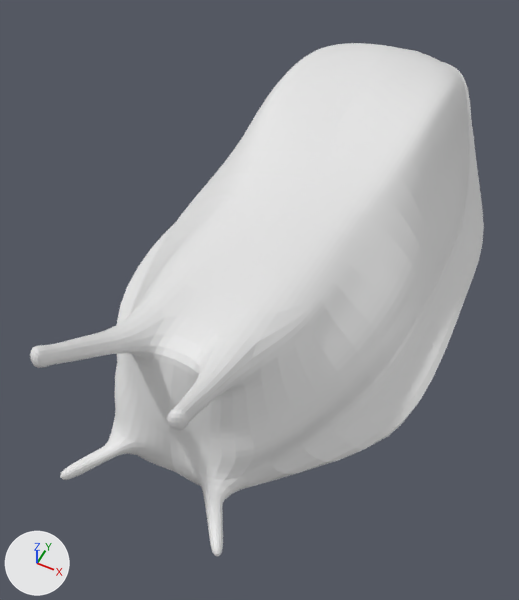
An edit to the FBX model jame-gam-winter-2023/Assets/Character/Snail Model/Snail model.fbx, drawn before and after from the same camera.
Camera for both pictures: a 50 mm camera at (1.05, -2.97, 3.05) aimed at (-0.16, -0.54, 0.02). Lighting does not change. The marker at lower left points along +X, +Y and +Z.

The scene before the commit, as lines of its bpy script (objects in view):
```python
mat_snail = principled_material('Snail')
mat_snail.base_color = (0.8, 0.8, 0.8)  # white #e7e7e7
me_cube_002 = bpy.data.meshes.new('Cube.002')
me_cube_002.from_pydata(...)  # 3906 vertices, 3904 faces; spans x -0.88..0.88, y -2.01..2.43, z -0.06..1.16
me_cube_002.materials.append(mat_snail)  # white #e7e7e7
ob_snail = bpy.data.objects.new('Snail', me_cube_002)
ob_snail.location = (0.0, 0.0, 0.0)
```
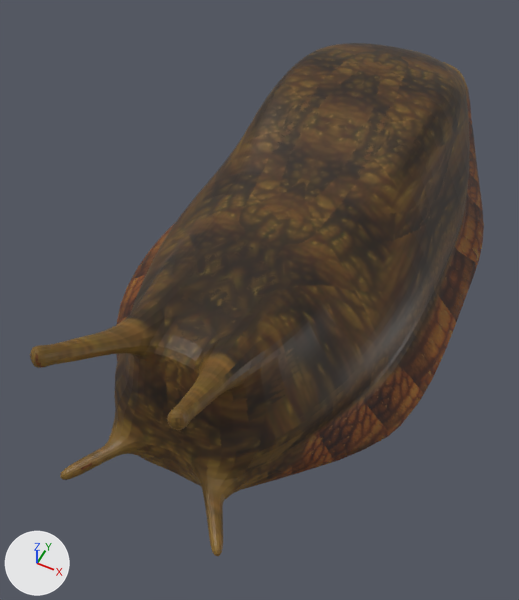
Commit message: Add snail color

Where the change shows, as pixel boxes (x1, y1, x2, y2) in the pictures (519 x 600 px; the box of a moved part takes in the faces that stretch with it):
'Snail', surface changed, reshaped (white to brown)
    both: (30, 43, 484, 556)
part 1 of me_cube_002, moved or reshaped
    before: (316, 60, 384, 154)
    after: (316, 60, 384, 155)
part 2 of me_cube_002, moved or reshaped
    both: (300, 50, 444, 181)
part 3 of me_cube_002, moved or reshaped
    before: (163, 441, 179, 466)
    after: (162, 441, 179, 467)
part 4 of me_cube_002, moved or reshaped
    before: (163, 357, 182, 407)
    after: (163, 358, 182, 407)
part 5 of me_cube_002, surface changed (white to brown)
    both: (30, 43, 484, 556)

The change, as a diff of the scene's bpy script:
```diff
--- a/jame-gam-winter-2023/Assets/Character/Snail Model/Snail model.fbx.py
+++ b/jame-gam-winter-2023/Assets/Character/Snail Model/Snail model.fbx.py
@@ img_snail_base_color_png @@
+img_snail_base_color_png = load_image('Snail Base Color.png', 'Snail Base Color.png', 1024, 1024, 'sRGB')
@@ mat_snail @@
 mat_snail = principled_material('Snail')
-mat_snail.base_color = (0.8, 0.8, 0.8)  # white #e7e7e7
+mat_snail.texture = img_snail_base_color_png  # with its transparency
@@ me_cube_002 @@
 me_cube_002.from_pydata(...)  # 3906 vertices, 3904 faces; spans x -0.88..0.88, y -2.01..2.43, z -0.06..1.16
 # used by ob_snail; location = (0.0, 0.0, 0.0)
+# me_cube_002 part 1: all 6 vertices in x 0.0, y 0.0..0.58, z 0.88..0.94 are moved by (0.0, -0.02, 0.0)
+# me_cube_002 part 2: 45 of the vertices in x -0.03..0.03, y -0.17..2.36, z 0.03..0.94 are moved by (0.0, -0.01, 0.0)
+# me_cube_002 part 3: all 5 vertices in x 0.0, y -1.73..-1.72, z 0.22..0.32 are moved by (0.0, -0.01, 0.01)
+# me_cube_002 part 4: all 6 vertices in x 0.0, y -1.67..-1.61, z 0.64..0.79 are moved by (0.0, 0.0, -0.01)
+# me_cube_002 part 5: 3904 kept faces spanning x -0.88..0.88, y -2.01..2.43, z -0.06..1.16 get new texture (UV) coordinates
 me_cube_002.materials.append(mat_snail)
```
